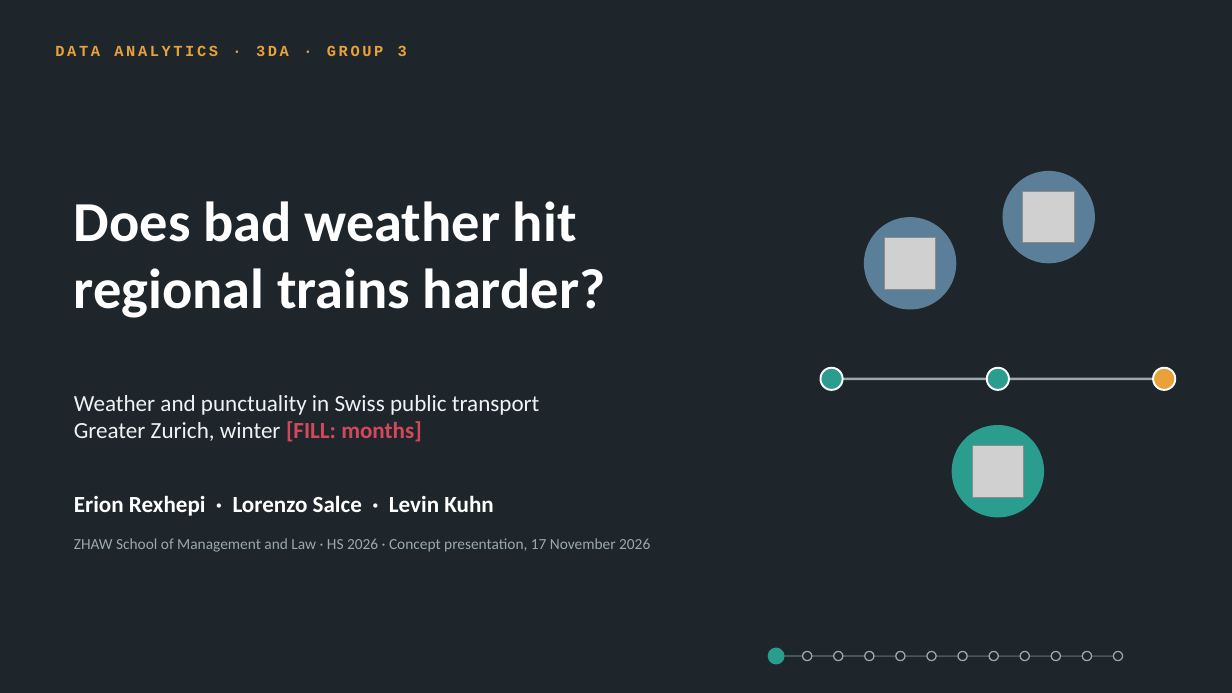
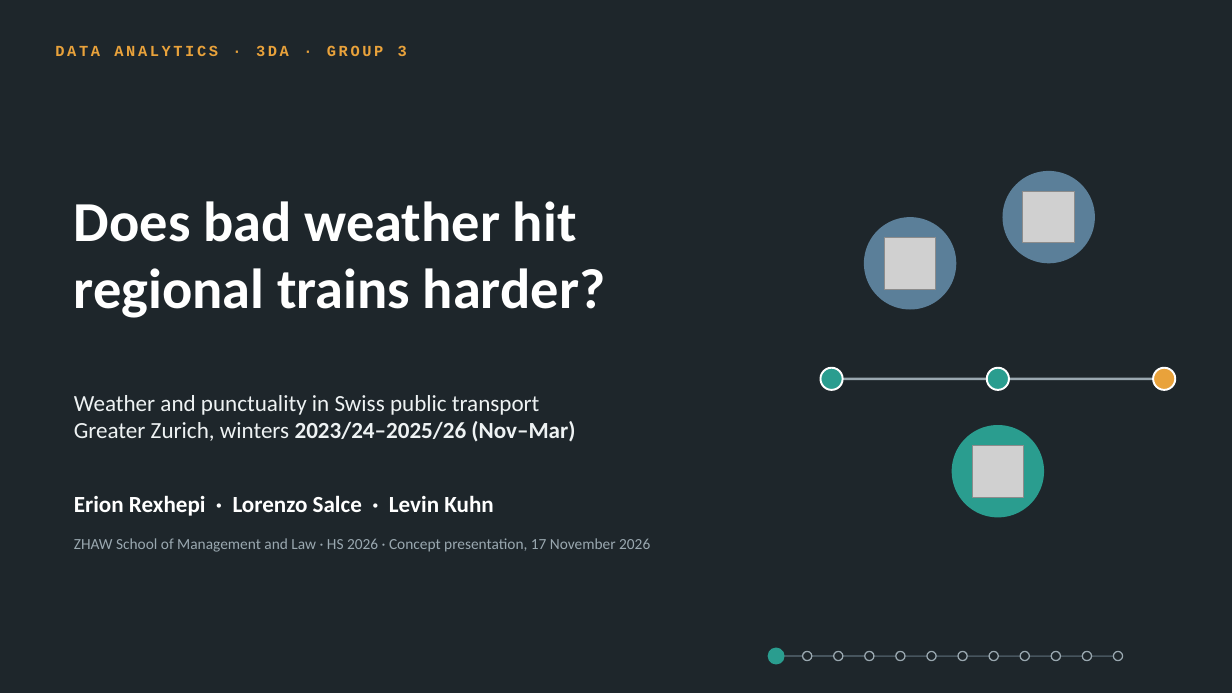
Before and after one commit to rexheeri/da-projekt-hs26, a slide deck: slide 1 of presentation/concept_presentation_group_03.pptx. Drawn at 1232x693 pixels with LibreOffice and Linux fonts; fonts in the diff are those of the drawing; grey boxes stand for pictures. Boxes give left, top, right and bottom in pixels: in the first picture for what was removed or moved away, otherwise in the second. Text is boxed around its words. In the diff, an @@ line names an element or a change of style, - is before the commit and + after.

```diff
--- a/presentation/concept_presentation_group_03.pptx
+++ b/presentation/concept_presentation_group_03.pptx
@@ text at [74,421,575,442]: text changed; bold on @@
-Greater Zurich, winter [FILL: months]
+Greater Zurich, winters 2023/24–2025/26 (Nov–Mar)
```
Also in this commit, not shown: 10 other slides changed, 5 other files.
